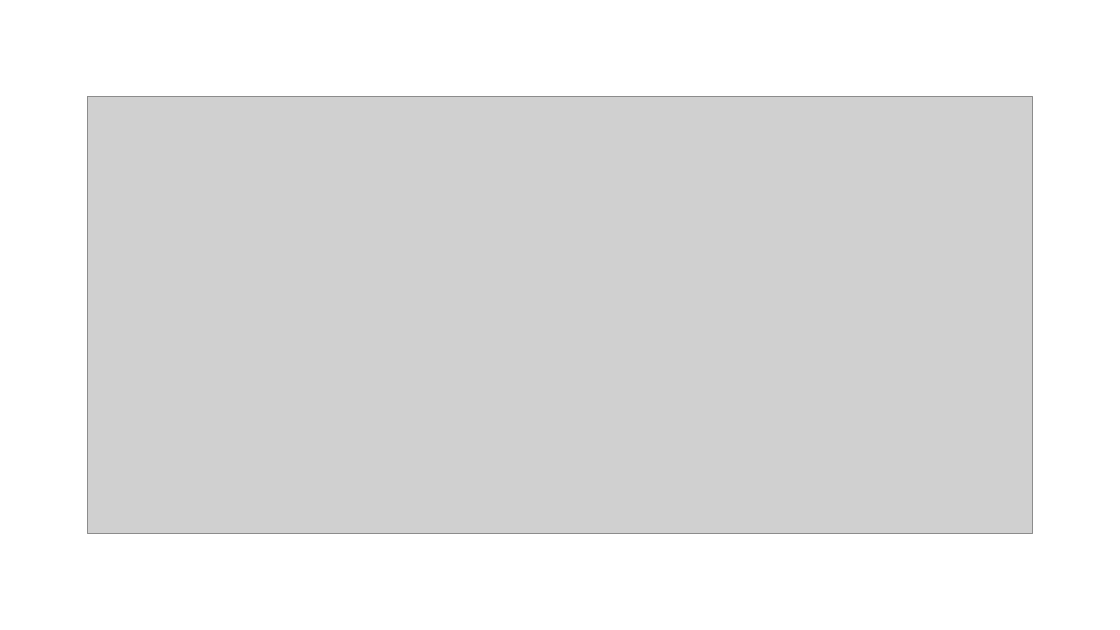
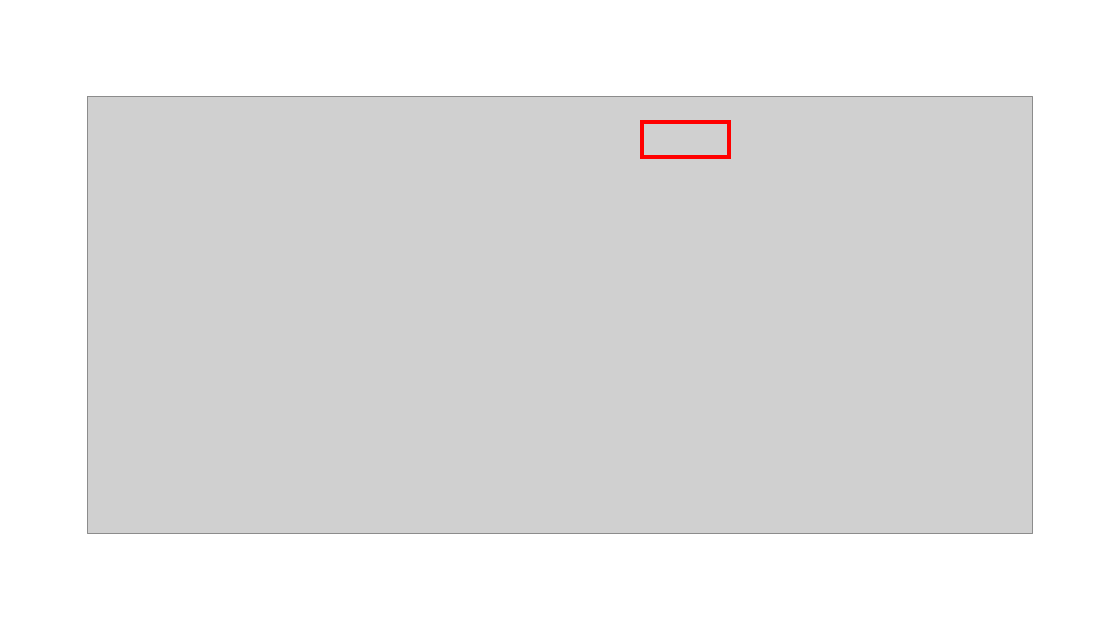
Before and after one commit to desirmed/nbs-workflow, a slide deck: slide 9 of img/Presentation1.pptx. Drawn at 1120x630 pixels with LibreOffice and Linux fonts; fonts in the diff are those of the drawing; grey boxes stand for pictures. Boxes give left, top, right and bottom in pixels: in the first picture for what was removed or moved away, otherwise in the second. Text is boxed around its words. In the diff, an @@ line names an element or a change of style, - is before the commit and + after.

```diff
--- a/img/Presentation1.pptx
+++ b/img/Presentation1.pptx
@@ rectangle added at box(642, 123, 728, 157), outline #FF0000 3.5 pt @@
```
Also in this commit, not shown: 2 other files.
